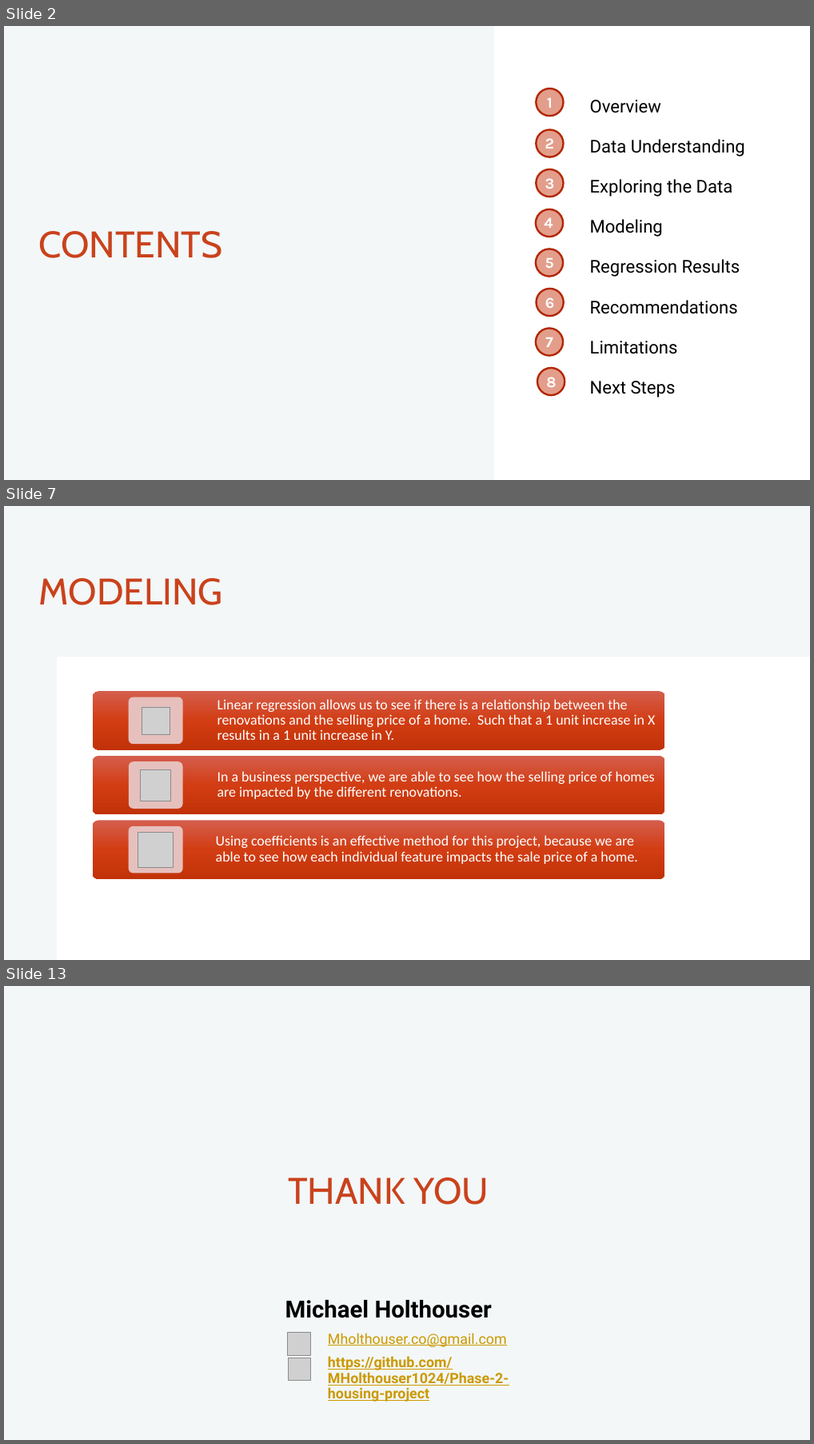
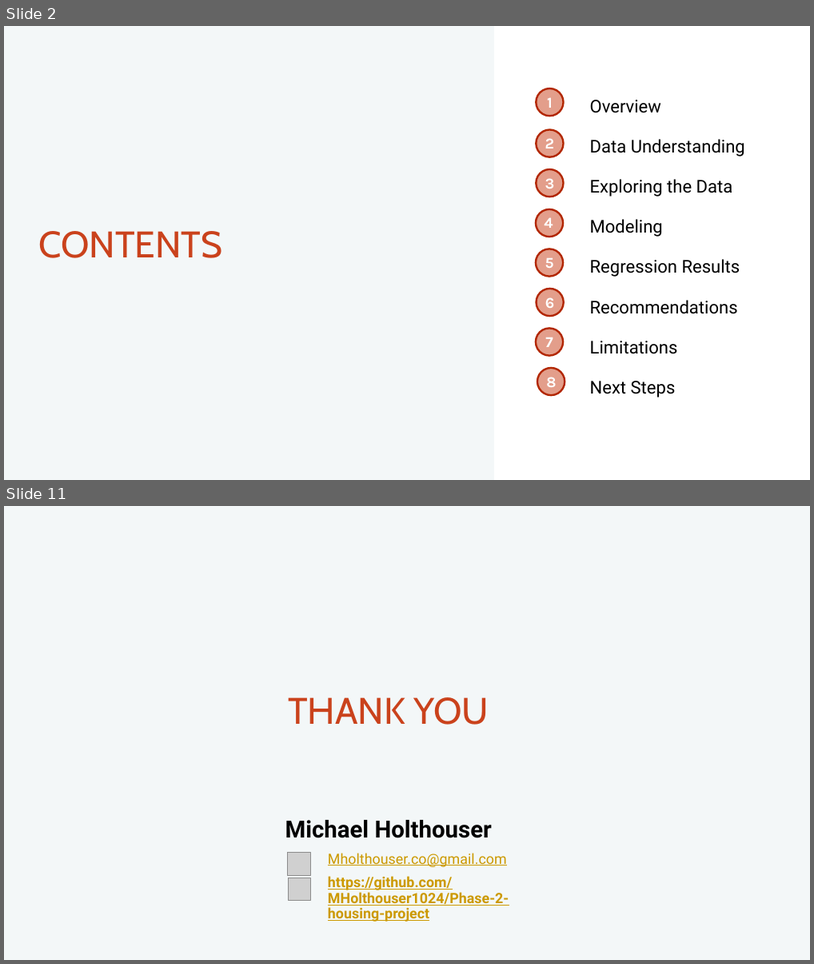
Before and after one commit to MHolthouser1024/Phase-2-housing-project, a slide deck: Presentation.pptx. Shown one above the other, each under a label of ours: slides 2, 7 and 13 before the commit, slides 2 and 11 after it; the slides between them are not shown. The pictures are 814x1444 and 814x964 pixels, drawn with LibreOffice and Linux fonts; fonts in the diff are those of the drawing; grey boxes stand for pictures. Boxes give left, top, right and bottom in pixels: in the first picture for what was removed or moved away, otherwise in the second. Text is boxed around its words. In the diff, an @@ line names an element or a change of style, - is before the commit and + after.

```diff
--- a/Presentation.pptx
+++ b/Presentation.pptx
@@ slide 7 removed at <box>4,506,810,960</box>, background #F3F7F8 @@
@@ title removed at <box>38,578,222,605</box> @@
-MODELING
@@ rectangle removed at <box>57,656,810,960</box> @@
-T
@@ picture removed at <box>142,707,169,734</box> @@
@@ picture removed at <box>140,770,171,800</box> @@
@@ group removed at <box>93,691,666,879</box>: 6 rounded rectangles, 3 texts @@
-Linear regression allows us to see if there is a relationship between the renovations and the selling price of a home. Such that a 1 unit increase in X results in a 1 unit increase in Y.
-In a business perspective, we are able to see how the selling price of homes are impacted by the different renovations.
-Using coefficients is an effective method for this project, because we are able to see how each individual feature impacts the sale price of a home.
@@ picture removed at <box>138,832,174,867</box> @@
@@ what was slide 13 is now slide 11 @@
```
Also in this commit, not shown: 4 slides changed, 4 slides added, 5 other slides removed.
